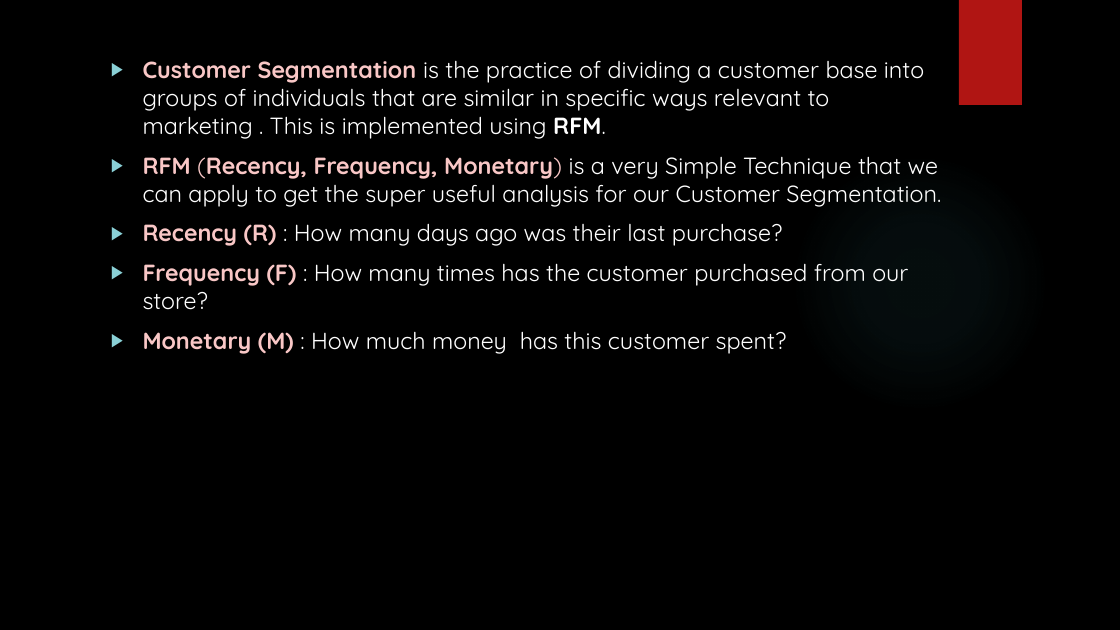
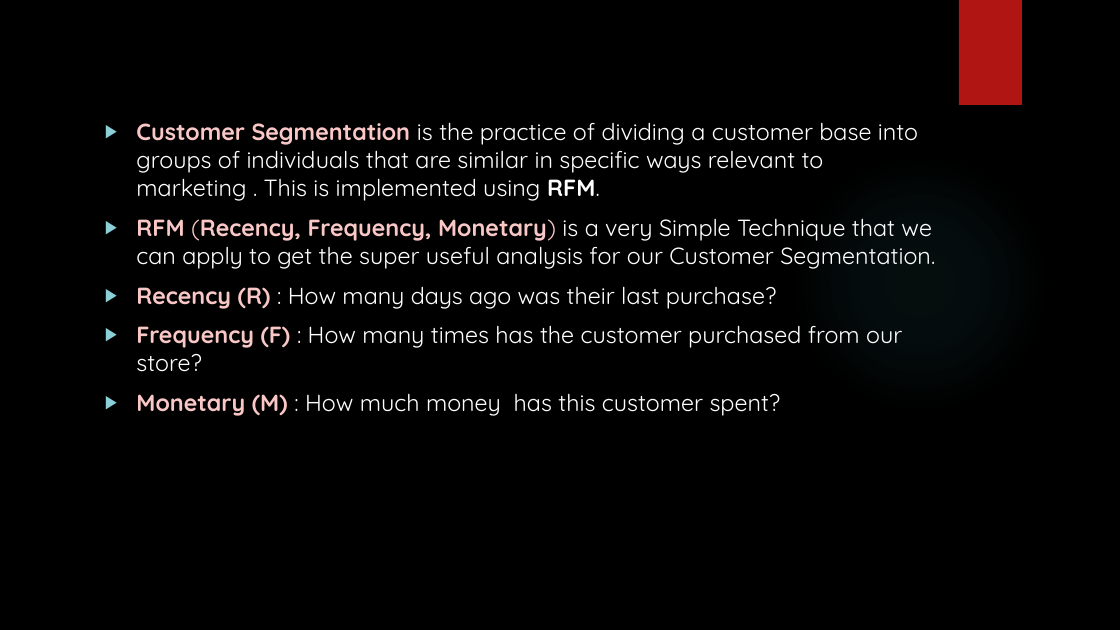
Before and after one commit to Vaishnav29/Digital-marketing, a slide deck: slide 13 of Final Folder/DIGITAL MARKETING.pptx. Drawn at 1120x630 pixels with LibreOffice and Linux fonts; fonts in the diff are those of the drawing; background and template pictures are left out. Boxes give left, top, right and bottom in pixels: in the first picture for what was removed or moved away, otherwise in the second. Text is boxed around its words. In the diff, an @@ line names an element or a change of style, - is before the commit and + after.

```diff
--- a/Final Folder/DIGITAL MARKETING.pptx
+++ b/Final Folder/DIGITAL MARKETING.pptx
@@ text "Customer Segmentation is the practice ...": place and size @@
-text "Customer Segmentation is the practice ..." at [143, 60, 941, 354]
+text "Customer Segmentation is the practice ..." at [136, 122, 935, 416]
```
Also in this commit, not shown: 17 other slides changed, 1 slide added.
